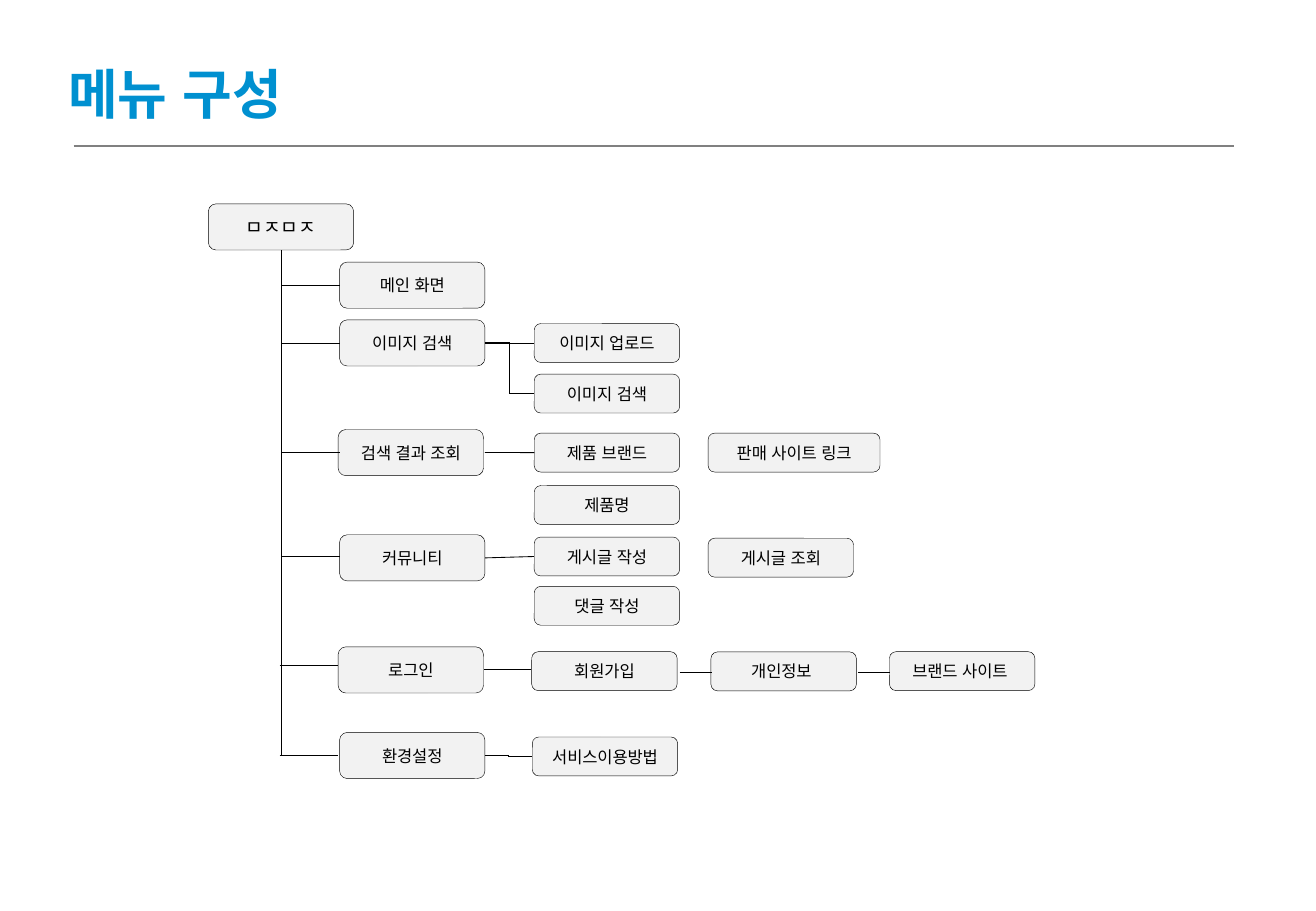
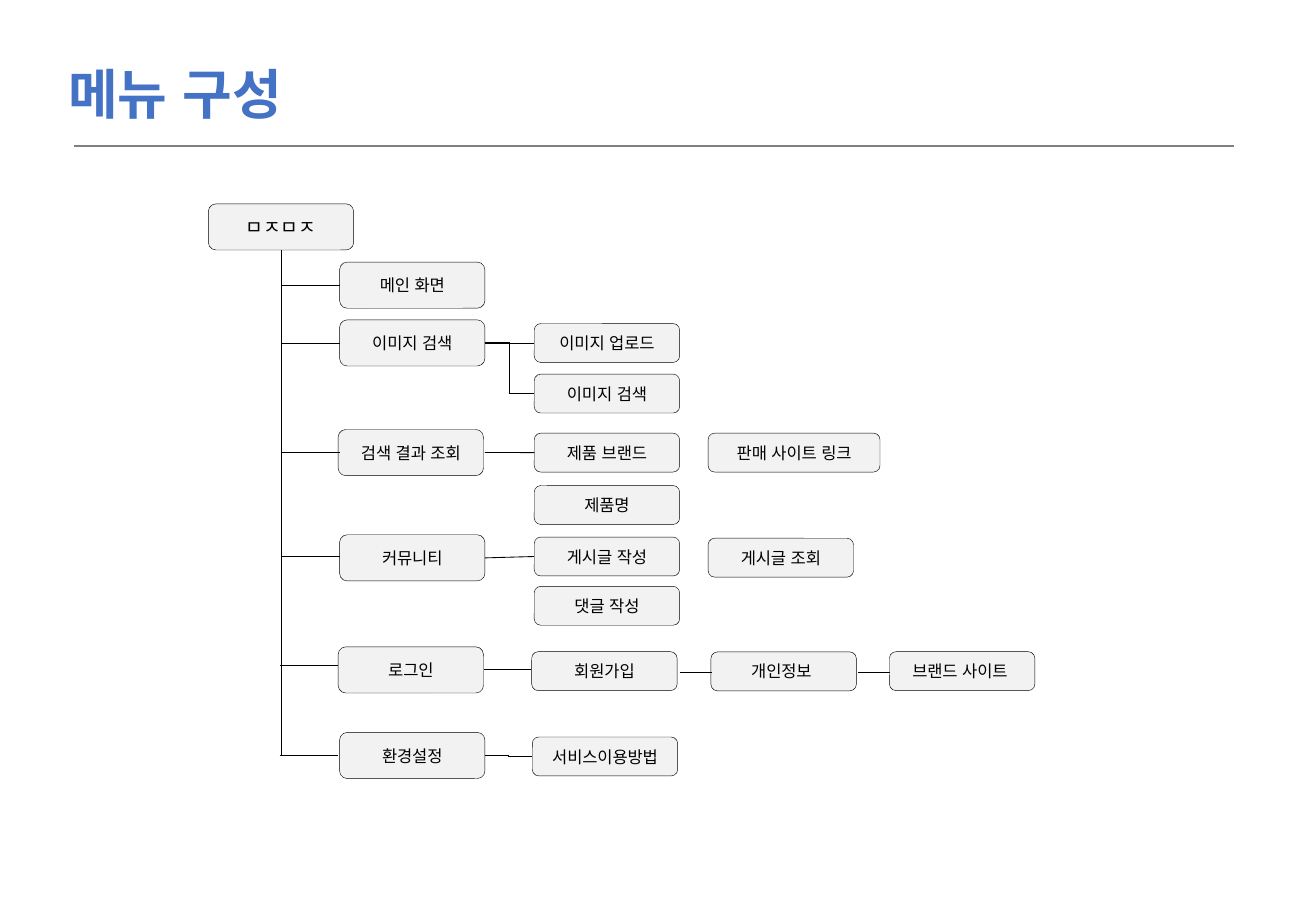
Before and after one commit to LeticiaKang/Project_Idol-Fandom-WebPlaform, a slide deck: slide 3 of 산출문서/화면설계서_서식(1조. HappyVirus).pptx. Drawn at 1316x911 pixels with LibreOffice and Linux fonts; fonts in the diff are those of the drawing. Boxes give left, top, right and bottom in pixels: in the first picture for what was removed or moved away, otherwise in the second. Text is boxed around its words. In the diff, an @@ line names an element or a change of style, - is before the commit and + after.

```diff
--- a/산출문서/화면설계서_서식(1조. HappyVirus).pptx
+++ b/산출문서/화면설계서_서식(1조. HappyVirus).pptx
@@ text "메뉴 구성" at <box>68,68,282,119</box>: text colour #0090D0 to #4472C4 @@
```
Also in this commit, not shown: 8 other slides changed, 1 slide added.
